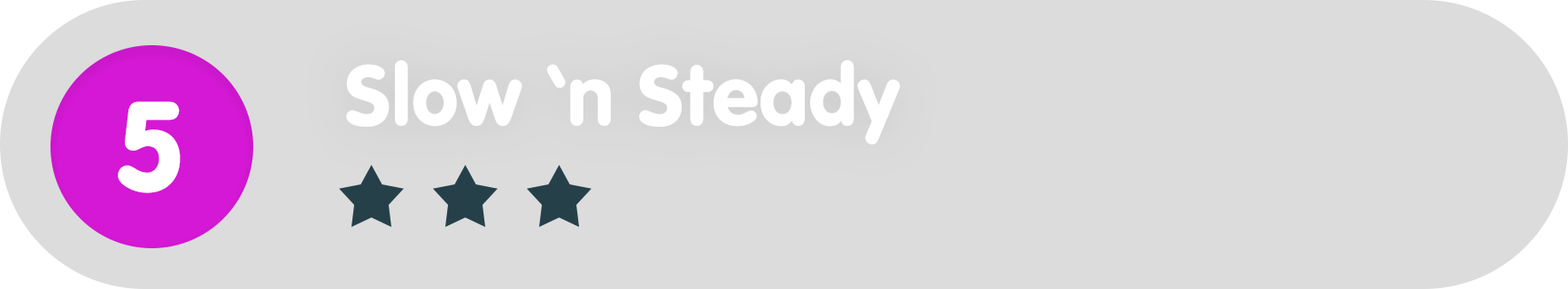
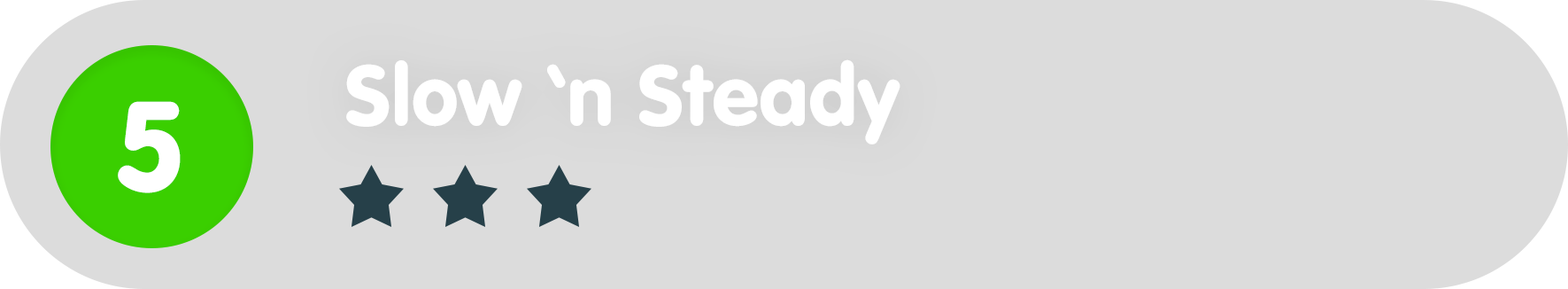
Revision of a layered w=1568, h=289 image; what changed, layer by layer:
painted on "Ellipse_green" over [50, 45, 254, 248]
